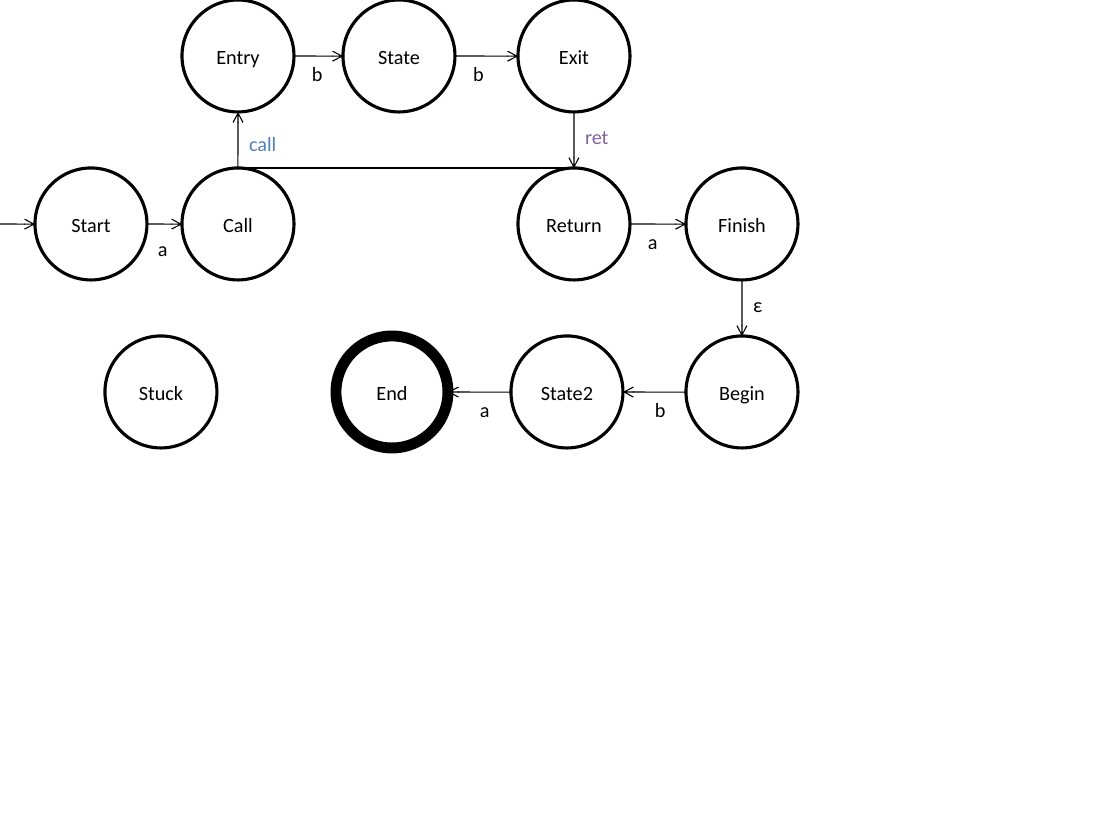
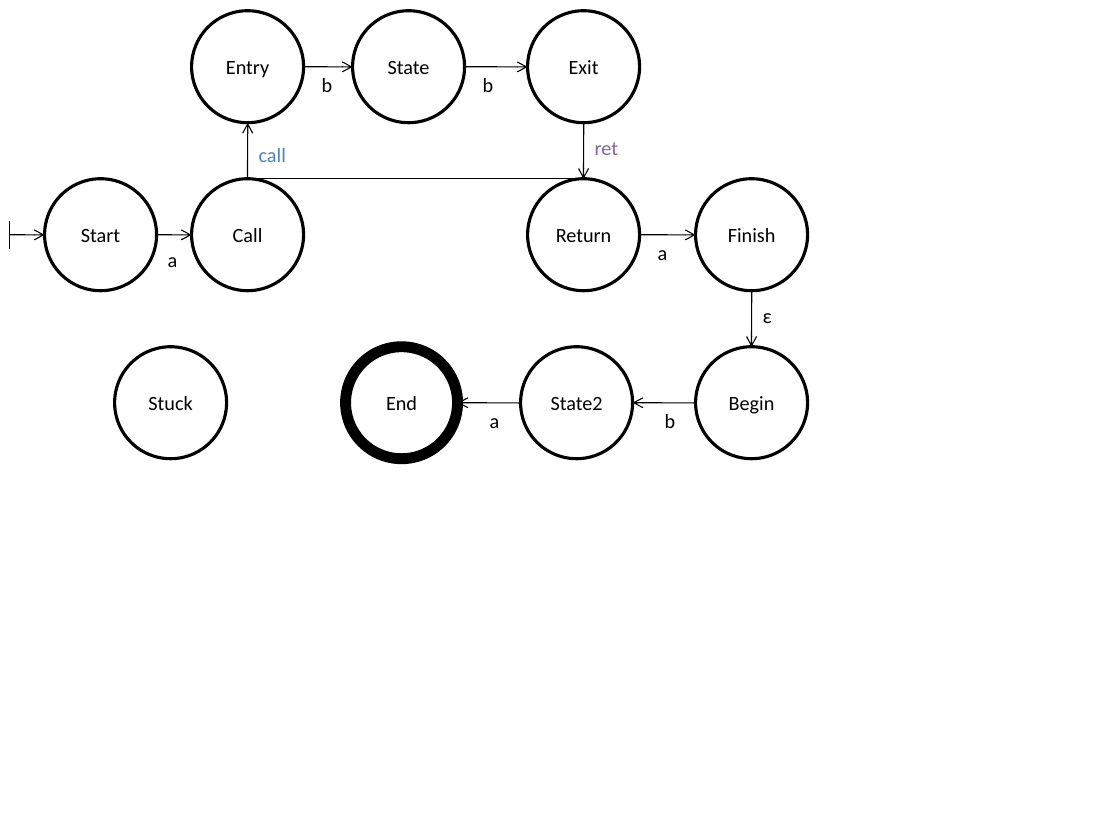
Before and after one commit to WaliDev/WALi-OpenNWA, a slide deck: slide 11 of Doc/NWA_tex/Examples.pptx. Drawn at 1120x840 pixels with LibreOffice and Linux fonts; fonts in the diff are those of the drawing. Boxes give left, top, right and bottom in pixels: in the first picture for what was removed or moved away, otherwise in the second. Text is boxed around its words. In the diff, an @@ line names an element or a change of style, - is before the commit and + after.

```diff
--- a/Doc/NWA_tex/Examples.pptx
+++ b/Doc/NWA_tex/Examples.pptx
@@ line added from (10, 221) to (10, 249), #000000 0.75 pt @@
@@ 11 ellipses, 10 arrows, 9 texts, 1 line: place and size @@
-11 ellipses, 10 arrows, 9 texts, 1 line at [0, 0, 797, 448]
+11 ellipses, 10 arrows, 9 texts, 1 line at [10, 11, 808, 459]
```
Also in this commit, not shown: 20 other slides changed, 43 other files.
